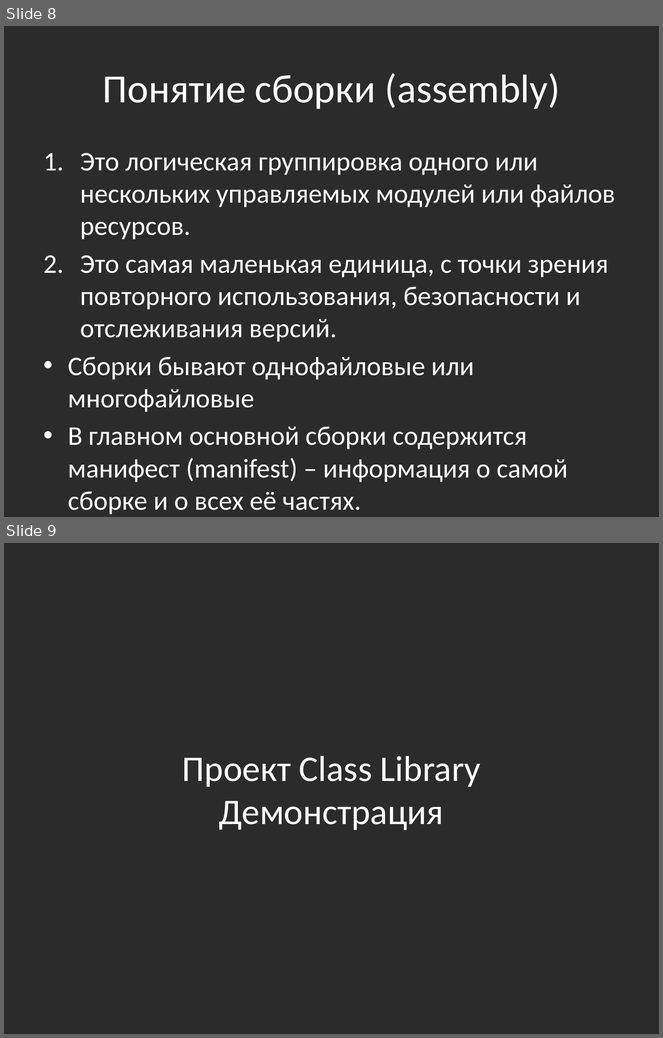
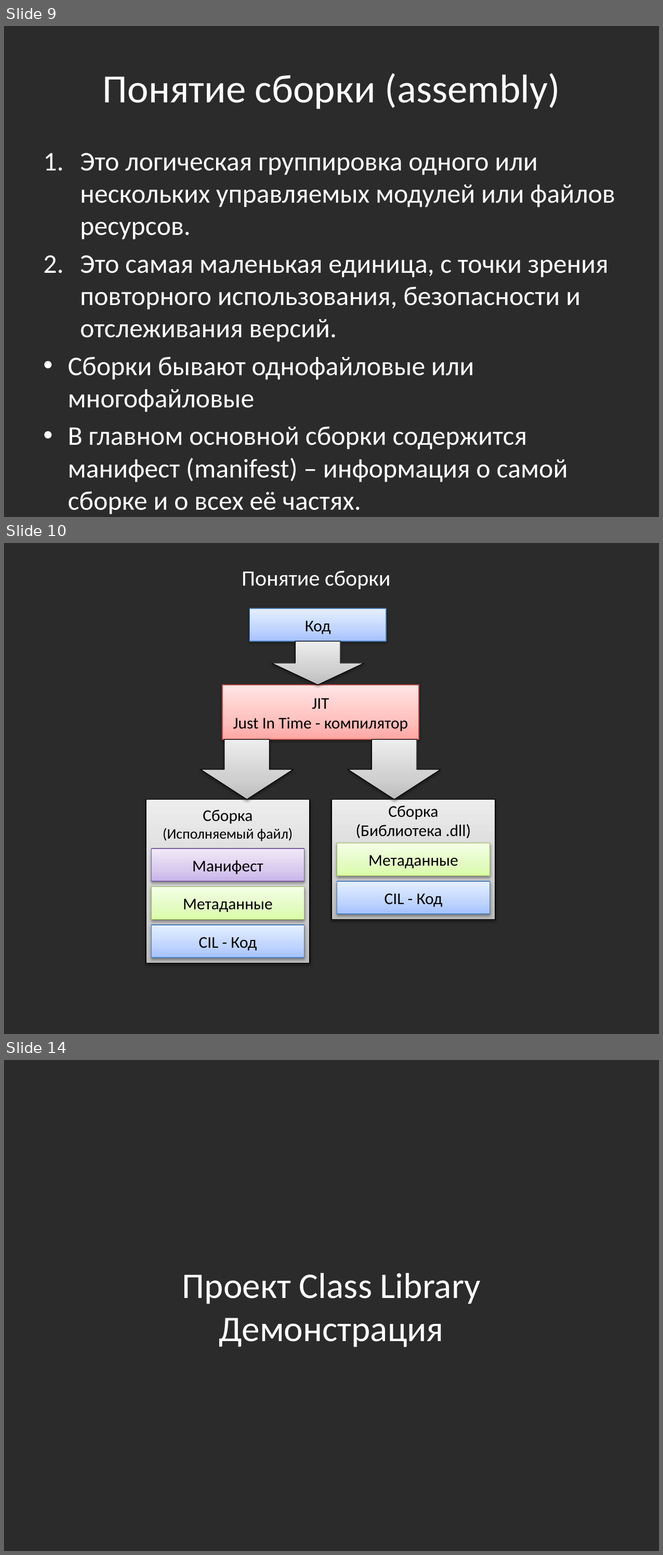
Before and after one commit to bazile/Training, a slide deck: Presentation/lesson-07-reflection.pptx. Shown one above the other, each under a label of ours: slides 8 and 9 before the commit, slides 9, 10 and 14 after it; the slides between them are not shown. The pictures are 663x1038 and 663x1555 pixels, drawn with LibreOffice and Linux fonts; fonts in the diff are those of the drawing; background and template pictures are left out; a plain dark background stands for a picture behind light text. Boxes give left, top, right and bottom in pixels: in the first picture for what was removed or moved away, otherwise in the second. Text is boxed around its words. In the diff, an @@ line names an element or a change of style, - is before the commit and + after.

```diff
--- a/Presentation/lesson-07-reflection.pptx
+++ b/Presentation/lesson-07-reflection.pptx
@@ slide 10 added at <box>4,543,659,1034</box>, background picture (left out) @@
@@ text added at <box>242,571,390,589</box>, 24 pt, text #FFFFFF @@
+Понятие сборки
@@ rectangle added at <box>249,609,386,641</box>, fill gradient #A4C4FF to #BFD4FF to #E6EEFF, outline #4B7EBC 0.75 pt, 18 pt, text #000000 @@
+Код
@@ down arrow added at <box>271,641,364,685</box>, fill gradient #BDBDBD to #D1D1D1 to #EEEEEE, outline #000000 0.75 pt @@
@@ rectangle added at <box>222,685,419,740</box>, fill gradient #FFA6A5 to #FFC0BF to #FFE7E7, outline #BF4C48 0.75 pt, 18 pt, text #000000 @@
+JIT
+Just In Time - компилятор
@@ down arrow added at <box>201,740,294,800</box>, fill gradient #BDBDBD to #D1D1D1 to #EEEEEE, outline #000000 0.75 pt @@
@@ down arrow added at <box>348,740,441,800</box>, fill gradient #BDBDBD to #D1D1D1 to #EEEEEE, outline #000000 0.75 pt @@
@@ rectangle added at <box>146,800,310,964</box>, fill gradient #BDBDBD to #D1D1D1 to #EEEEEE, outline #000000 0.75 pt, 16 pt, text #000000 @@
+Сборка
+(Исполняемый файл)
@@ rectangle added at <box>332,800,495,919</box>, fill gradient #BDBDBD to #D1D1D1 to #EEEEEE, outline #000000 0.75 pt, 18 pt, text #000000 @@
+Сборка
+(Библиотека .dll)
@@ rectangle added at <box>152,849,304,882</box>, fill gradient #C9B5E8 to #D8CBEE to #F0EAF9, outline #7D60A0 0.75 pt, 18 pt, text #000000 @@
+Манифест
@@ rectangle added at <box>337,843,490,876</box>, fill gradient #DAFDA7 to #E4FCC2 to #F5FFE7, outline #98B955 0.75 pt, 18 pt, text #000000 @@
+Метаданные
@@ rectangle added at <box>337,882,490,914</box>, fill gradient #A4C4FF to #BFD4FF to #E6EEFF, outline #4B7EBC 0.75 pt, 18 pt, text #000000 @@
+CIL - Код
@@ rectangle added at <box>152,887,304,919</box>, fill gradient #DAFDA7 to #E4FCC2 to #F5FFE7, outline #98B955 0.75 pt, 18 pt, text #000000 @@
+Метаданные
@@ rectangle added at <box>152,925,304,958</box>, fill gradient #A4C4FF to #BFD4FF to #E6EEFF, outline #4B7EBC 0.75 pt, 18 pt, text #000000 @@
+CIL - Код
@@ what was slide 8 is now slide 9 @@
@@ what was slide 9 is now slide 14 @@
```
Also in this commit, not shown: 3 slides changed, 4 other slides added, 1 other file.
